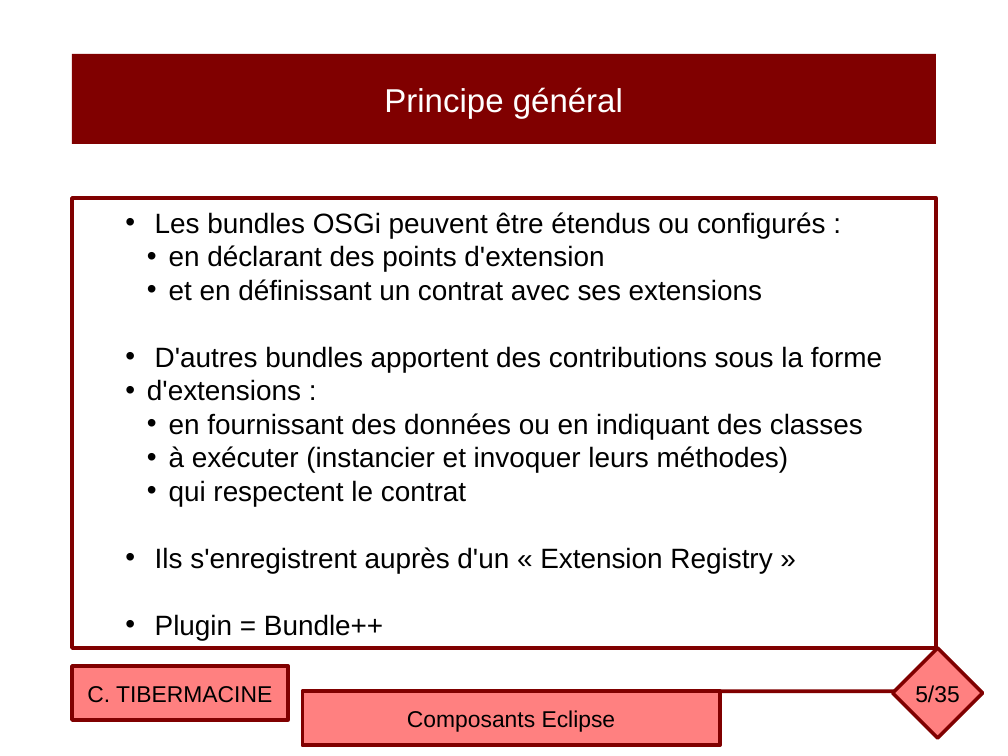
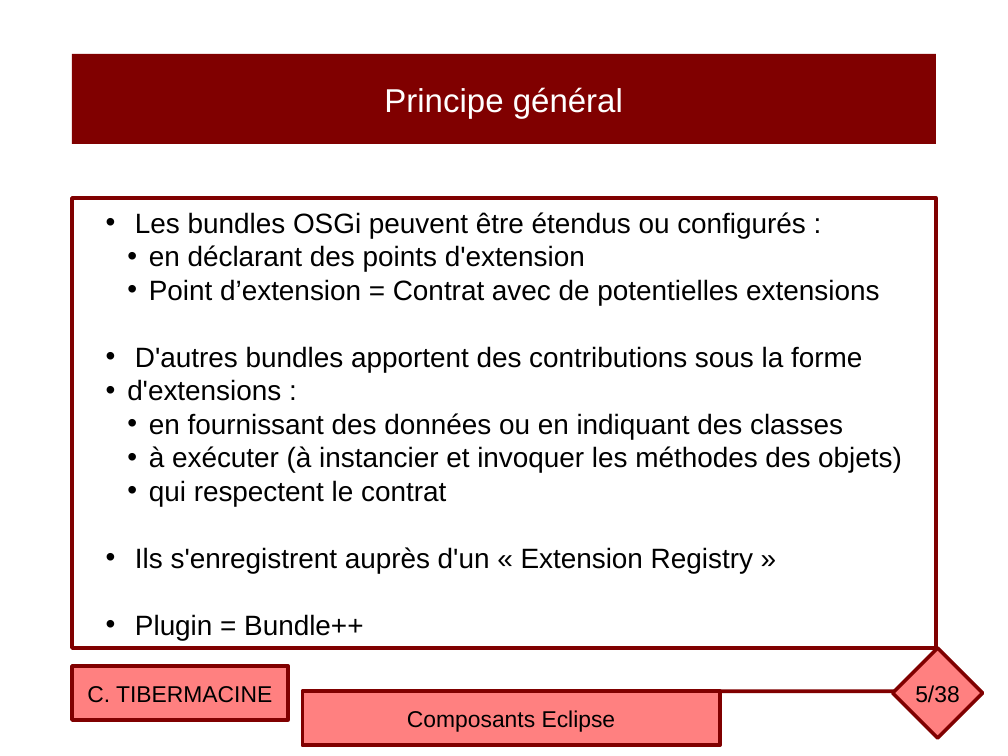
Before and after one commit to ctiber/composants, a slide deck: slide 5 of cours/cours4.odp. Drawn at 1008x756 pixels with LibreOffice and Linux fonts; fonts in the diff are those of the drawing. Boxes give left, top, right and bottom in pixels: in the first picture for what was removed or moved away, otherwise in the second. Text is boxed around its words. In the diff, an @@ line names an element or a change of style, - is before the commit and + after.

```diff
--- a/cours/cours4.odp
+++ b/cours/cours4.odp
@@ text in rectangle at (149, 279, 879, 305): text changed @@
-  • et en définissant un contrat avec ses extensions
+  • Point d’extension = Contrat avec de potentielles extensions
@@ text in rectangle at (149, 446, 902, 472): text changed @@
-  • à exécuter (instancier et invoquer leurs méthodes)
+  • à exécuter (à instancier et invoquer les méthodes des objets)
@@ page number at (915, 685, 959, 703): text changed @@
-5/35
+5/38
```
Also in this commit, not shown: 20 other slides changed, 4 slides added, 1 slide removed, 1 other file.
